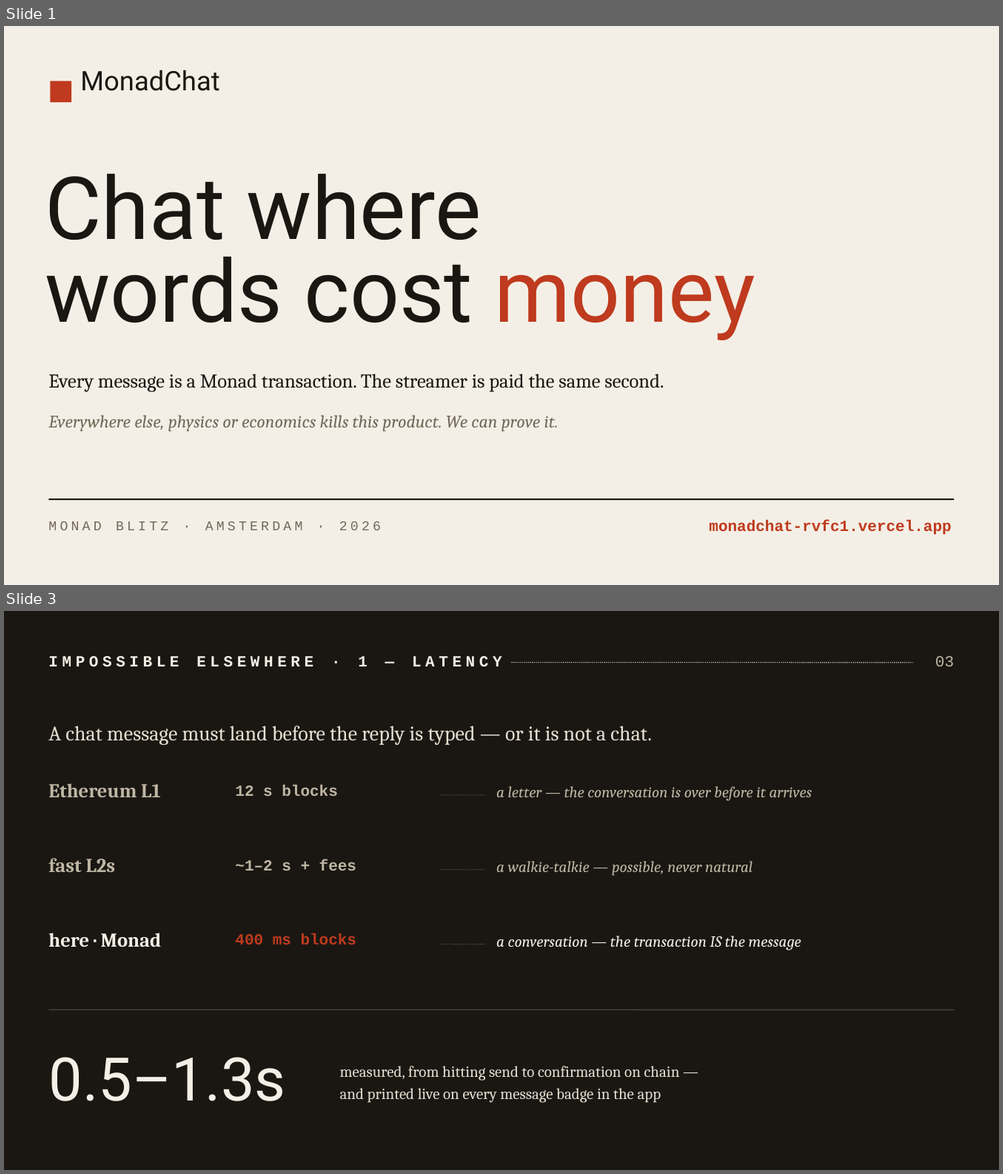
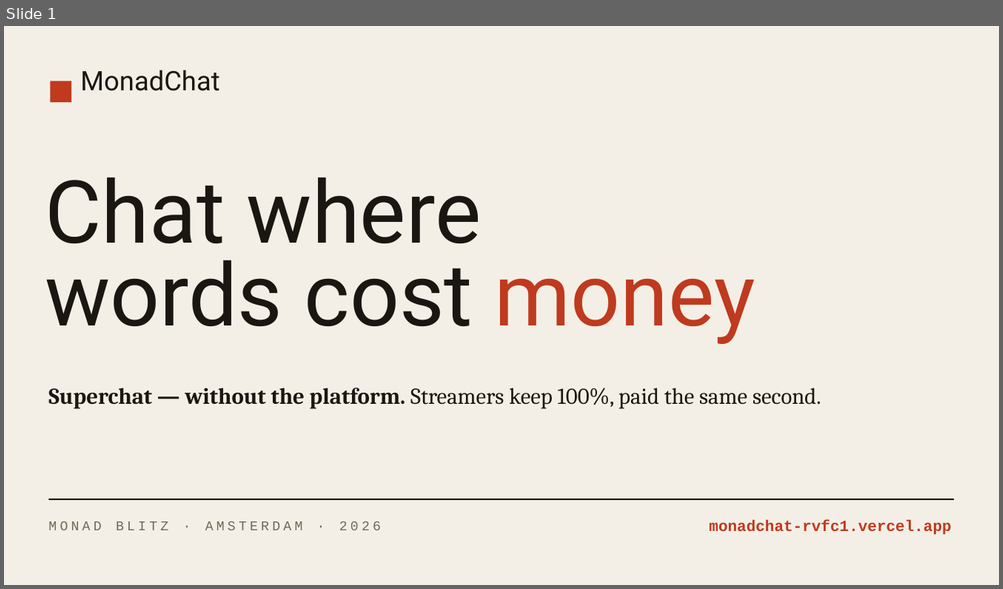
Before and after one commit to Nikita-sud/MonadChat, a slide deck: MonadChat-pitch.pptx. Shown one above the other, each under a label of ours: slides 1 and 3 before the commit, slide 1 after it; the slides between them are not shown. The pictures are 1003x1174 and 1003x589 pixels, drawn with LibreOffice and Linux fonts; fonts in the diff are those of the drawing. Boxes give left, top, right and bottom in pixels: in the first picture for what was removed or moved away, otherwise in the second. Text is boxed around its words. In the diff, an @@ line names an element or a change of style, - is before the commit and + after.

```diff
--- a/MonadChat-pitch.pptx
+++ b/MonadChat-pitch.pptx
@@ slide 3 removed at box(4, 611, 999, 1170), background #1A1712 @@
@@ text removed at box(48, 656, 502, 667) @@
-IMPOSSIBLE ELSEWHERE · 1 — LATENCY
@@ line removed from (512, 663) to (913, 663) @@
@@ text removed at box(935, 656, 953, 667) @@
-03
@@ text removed at box(48, 726, 652, 745) @@
-A chat message must land before the reply is typed — or it is not a chat.
@@ text removed at box(48, 783, 161, 797) @@
-Ethereum L1
@@ text removed at box(235, 785, 338, 796) @@
-12 s blocks
@@ text removed at box(496, 786, 812, 801) @@
-a letter — the conversation is over before it arrives
@@ line removed from (441, 795) to (485, 795) @@
@@ text removed at box(48, 858, 116, 872) @@
-fast L2s
@@ text removed at box(235, 860, 356, 871) @@
-~1–2 s + fees
@@ line removed from (441, 870) to (485, 870) @@
@@ text removed at box(496, 861, 752, 876) @@
-a walkie-talkie — possible, never natural
@@ text removed at box(48, 933, 162, 947) @@
-here · Monad
@@ text removed at box(235, 934, 357, 945) @@
-400 ms blocks
@@ text removed at box(496, 936, 801, 951) @@
-a conversation — the transaction IS the message
@@ line removed from (441, 945) to (485, 945) @@
@@ line removed from (48, 1010) to (954, 1010) @@
@@ text removed at box(48, 1057, 285, 1102) @@
-0.5–1.3s
@@ text removed at box(340, 1066, 680, 1103) @@
-measured, from hitting send to confirmation on chain —
-and printed live on every message badge in the app
@@ slide 1 changed as well @@
@@ text "Chat where words cost money": place and size @@
-text "Chat where words cost money" at box(45, 173, 755, 340)
+text "Chat where words cost money" at box(45, 177, 755, 344)
@@ text at box(48, 388, 821, 409): text changed; size 19 to 22 pt @@
-Every message is a Monad transaction. The streamer is paid the same second.
+Superchat — without the platform. Streamers keep 100%, paid the same second.
@@ text removed at box(48, 415, 558, 432) @@
-Everywhere else, physics or economics kills this product. We can prove it.
```
Also in this commit, not shown: 1 other slide changed, 5 slides added, 4 other slides removed.
